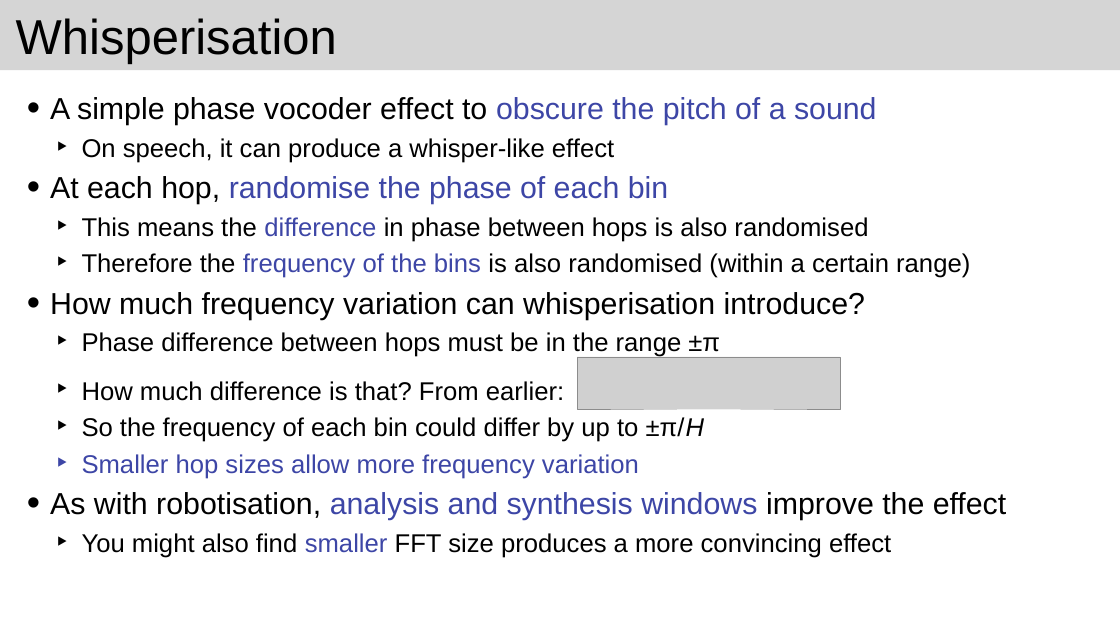
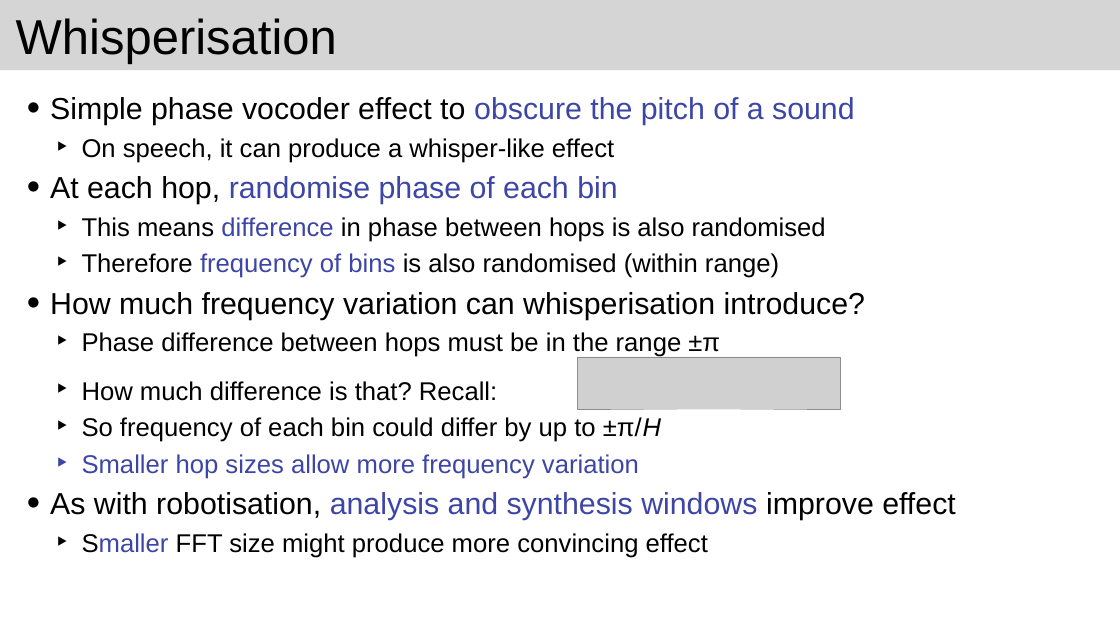
Before and after one commit to joshreiss/Audio-programming-with-VST-and-JUCE, a slide deck: slide 9 of 10 Phase vocoder/Phase vocoder 3.pptx (slide 8 before the commit). Drawn at 1120x630 pixels with LibreOffice and Linux fonts; fonts in the diff are those of the drawing; grey boxes stand for pictures. Boxes give left, top, right and bottom in pixels: in the first picture for what was removed or moved away, otherwise in the second. Text is boxed around its words. In the diff, an @@ line names an element or a change of style, - is before the commit and + after.

```diff
--- a/10 Phase vocoder/Phase vocoder 3.pptx
+++ b/10 Phase vocoder/Phase vocoder 3.pptx
@@ text at <box>50,97,855,125</box>: text changed @@
-• A simple phase vocoder effect to obscure the pitch of a sound
+• Simple phase vocoder effect to obscure the pitch of a sound
@@ text at <box>50,176,826,278</box>: text changed @@
-• At each hop, randomise the phase of each bin
-  ‣ This means the difference in phase between hops is also randomised
-  ‣ Therefore the frequency of the bins is also randomised (within a certain range)
+• At each hop, randomise phase of each bin
+  ‣ This means difference in phase between hops is also randomised
+  ‣ Therefore frequency of bins is also randomised (within range)
@@ text at <box>82,381,661,442</box>: text changed @@
-  ‣ How much difference is that? From earlier:
-  ‣ So the frequency of each bin could differ by up to ±π/H
+  ‣ How much difference is that? Recall:
+  ‣ So frequency of each bin could differ by up to ±π/H
@@ text at <box>50,492,956,558</box>: text changed @@
-• As with robotisation, analysis and synthesis windows improve the effect
-  ‣ You might also find smaller FFT size produces a more convincing effect
+• As with robotisation, analysis and synthesis windows improve effect
+  ‣ Smaller FFT size might produce more convincing effect
```
Also in this commit, not shown: 15 other slides changed, 1 slide added, 1 slide removed, 47 other files.
